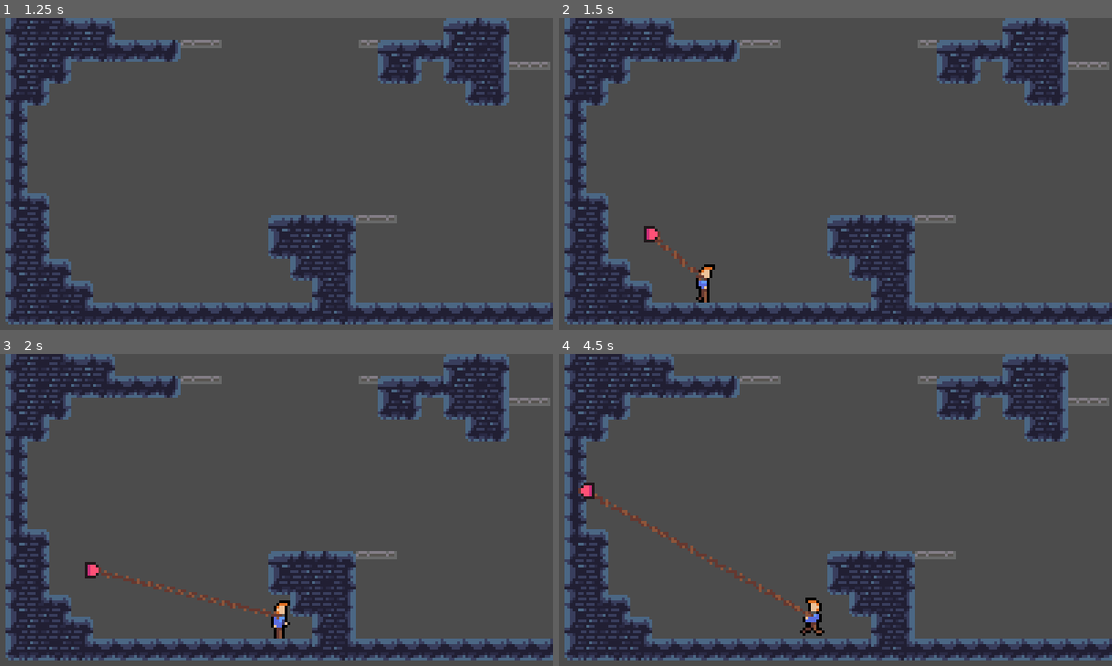
Above: before the commit, frames 1-4 (two rows, left to right).
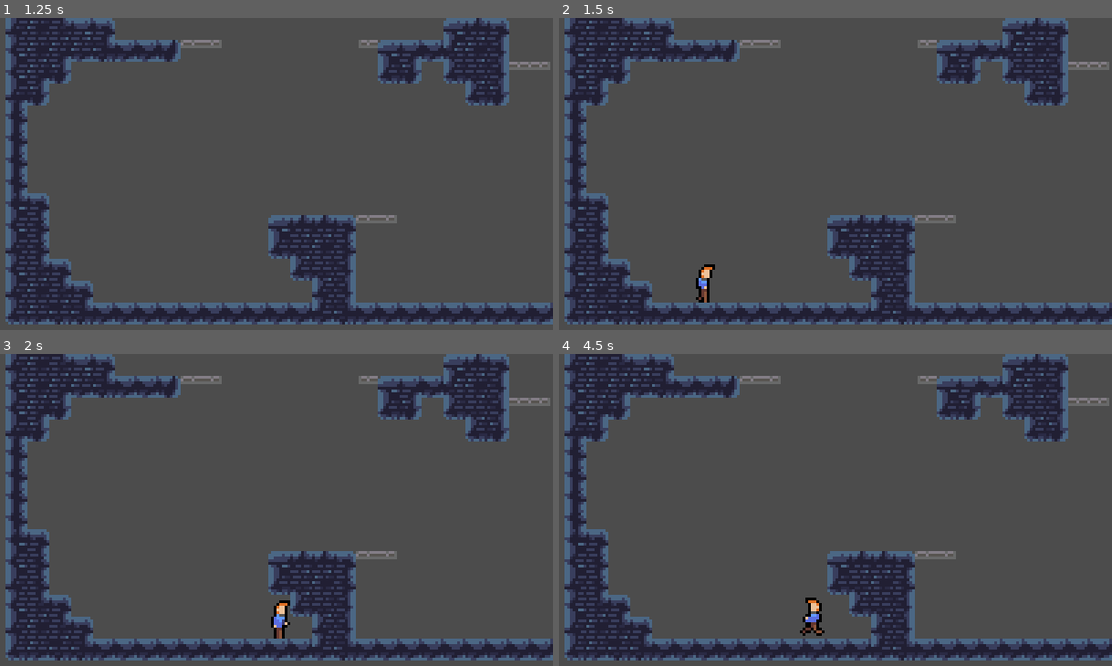
Above: after the commit, the same moments.

Repository: RudyMis/ldjam47
Game: Godot game, scene res://Levels/Level.tscn
Same seed, same stepped clock (60 frames per second), same inputs: the game is played once before the commit and once after it.
Inputs (mouse positions are in pixels of both pictures, inside the frame that each line leads up to):
- Up to frame 1 (1.25 s): tap Enter at 0.5 s; move the mouse to (370, 195) at 0.52 s; hold D (right) from 0.53 s (still down); click (370, 195) at 0.6 s; tap Space (jump) at 0.77 s
- Up to frame 2 (1.5 s): keep holding D (right); tap R (restart) at 1.25 s; move the mouse to (653, 233) at 1.27 s; click (653, 233) at 1.35 s
- Up to frame 3 (2 s): keep holding D (right); tap Space (jump) at 1.52 s
- Up to frame 4 (4.5 s): move the mouse to (846, 463) at 2.02 s; release D (right) at 2.03 s; hold A (left) 2.03-2.78 s; click (846, 463) at 2.1 s; move the mouse to (752, 628) at 2.77 s; hold D (right) 2.78-4.28 s; click (752, 628) at 2.85 s; tap Space (jump) at 3.02, 3.77 s; move the mouse to (979, 609) at 3.52 s; click (979, 609) at 3.6 s; move the mouse to (586, 491) at 4.27 s; hold A (left) from 4.28 s (still down); click (586, 491) at 4.35 s

Frame 1 is identical in both runs. In frame 2, 0.3% of the frame differs, in the area x 15-27%, y 66-85%; in frame 3, 0.6%; in frame 4, 0.7%, in the area x 3-47%, y 41-85%.

Commit message:
Teraz działa badziej

Diff:
--- a/Game.gd
+++ b/Game.gd
@@ -21,8 +21,6 @@
 	Events.connect("LoadScene", self, "on_ChangeScene")
 	Events.emit_signal("LoadScene", "res://Levels/Level1.tscn", Direction.UP)
 
-func _process(delta):
-	$Sprite.position = get_global_mouse_position()
 
 func on_ChangeScene(scene, direction):
 
--- a/Game.tscn
+++ b/Game.tscn
@@ -1,7 +1,6 @@
-[gd_scene load_steps=3 format=2]
+[gd_scene load_steps=2 format=2]
 
 [ext_resource path="res://Game.gd" type="Script" id=1]
-[ext_resource path="res://icon.png" type="Texture" id=2]
 
 [node name="Game" type="Node2D"]
 script = ExtResource( 1 )
@@ -10,7 +9,3 @@
 current = true
 
 [node name="Tween" type="Tween" parent="."]
-
-[node name="Sprite" type="Sprite" parent="."]
-scale = Vector2( 0.1, 0.1 )
-texture = ExtResource( 2 )
--- a/Player/B_Hook.gd
+++ b/Player/B_Hook.gd
@@ -49,15 +49,15 @@
 
 	ray.cast_to = (get_global_mouse_position() - pawn.global_position).normalized() * hook_length
 
-#	if hook_state == Hook.HOOK:
-	$End.position = get_global_mouse_position() - pawn.global_position
-	$beam.rotation = ($End.global_position - pawn.global_position).angle()
-	$beam.region_rect.end.x = $End.position.length()
-#		$beam.visible = true
-#		$End/Sprite.visible = true
-#	else:
-#		$End/Sprite.visible = false
-#		$beam.visible = false
+	if hook_state == Hook.HOOK:
+		$End.position = get_global_mouse_position() - pawn.global_position
+		$beam.rotation = ($End.global_position - pawn.global_position).angle()
+		$beam.region_rect.end.x = $End.position.length()
+		$beam.visible = true
+		$End/Sprite.visible = true
+	else:
+		$End/Sprite.visible = false
+		$beam.visible = false
 
 
 func ray_cast() -> Vector2:
@@ -84,7 +84,7 @@
 	emit_signal("Unhook")
 
 func move(var velocity : Vector2) -> Vector2:
-	var pos = pawn.position
+	var pos = pawn.global_position
 
 	var hook_v = (hook_point - pos).normalized()
 
@@ -94,7 +94,7 @@
 	else:
 		direction = hook_v.rotated(-PI/2)
 
-	if pawn.position.distance_to(hook_point) > start_distance:
-		pawn.position = pawn.position.move_toward(hook_point, pawn.position.distance_to(hook_point) - start_distance)
+	if pawn.global_position.distance_to(hook_point) > start_distance:
+		pawn.global_position = pawn.position.move_toward(hook_point, pawn.global_position.distance_to(hook_point) - start_distance)
 
 	return direction * (clamp(direction.dot(velocity) + direction.dot(gravity), -max_speed, max_speed))
